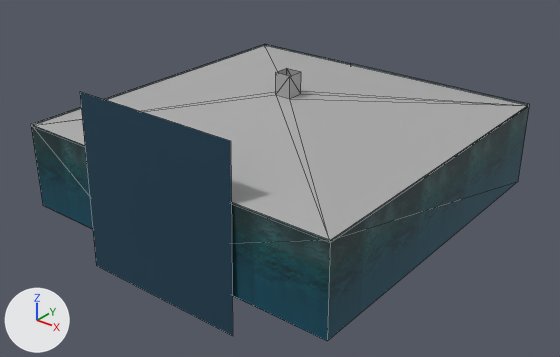
An edit to the OBJ model models/room_walls.obj, drawn before and after from the same camera.
Before and after are seen from a camera (50 mm lens) standing at (5.05, -6.46, 4.16) and looking at (0.04, -0.19, 0.27). The lights are fixed; the arrows at lower left show +X, +Y and +Z. Mesh edges are drawn as thin lines. Where no turn or scale is listed for an object, it has been applied to the vertices.
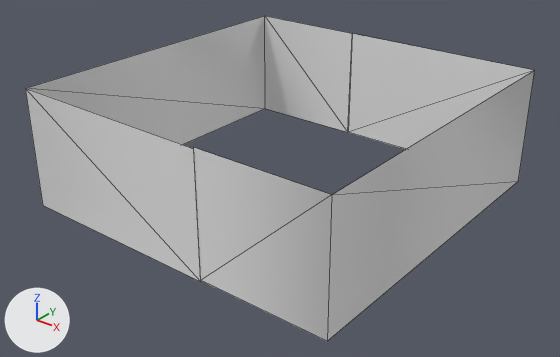
Changed parts and their boxes [x1, y1, x2, y2] in the pictures (560 x 357 px; the box of a moved part takes in the faces that stretch with it):
'default.001', reshaped (9% taller): before [31, 44, 530, 341]; after [25, 16, 535, 341]
'default.002', deleted: before [34, 45, 528, 240]
part 1 of me_default_001, deleted (blue): before [80, 92, 233, 336]
part 2 of me_default_001, moved or reshaped: before [31, 44, 530, 341]; after [25, 16, 535, 341]

Patch to the scene script:
```diff
--- a/models/room_walls.obj.py
+++ b/models/room_walls.obj.py
@@ mat_default @@
+mat_default = principled_material('Default')
+mat_default.base_color = (0.8, 0.8, 0.8)  # white #e7e7e7
+mat_default.roughness = 1.0
@@ me_default_001 @@
 # used by ob_default_001; location = (0.0, 0.0, 0.0)
 # verts and faces of me_default_001; kept vertices keep their numbers, new ones are numbered from 20
 # before: 5 (-2.0, -2.0, 1.0) at pixel (30, 124), 7 (-2.0, 2.0, 1.0) at pixel (264, 43), 8 (2.0, -2.0, 1.0) at pixel (330, 240), 11 (2.0, 2.0, 1.0) at pixel (529, 104), 12 (-0.5, -2.0, 0.0)
 # before: 13 (-0.5, -2.0, 1.0), 14 (-0.5, -2.0, 0.0), 15 (-0.5, -2.0, 1.0), 16 (-0.5, 2.0, 1.0) at pixel (350, 63), 19 (-0.5, 2.0, 1.0) at pixel (350, 63)
-me_default_001.from_pydata(...)  # 20 vertices, 13 faces; spans x -2.0..2.0, y -2.06..2.0, z -0.41..1.59
-me_default_001.materials.append(mat_default_001_stone_wall_png)  # picture img_stone_wall_png
-me_default_001.materials.append(mat_default_001)  # picture img_stone_wall_png
+me_default_001.from_pydata(...)  # 16 vertices, 12 faces; spans x -2.0..2.0, y -2.01..2.0, z -0.01..1.41
+# me_default_001 part 1: the loose piece of 4 vertices spanning x -1.04..0.96, y -2.06..-2.01, z -0.41..1.59 is deleted
+# me_default_001 part 2
+for i in [5, 7, 8, 11, 16, 19]: verts[i] += (0.0, 0.0, 0.41)
+verts[12] = (0.51, -2.01, -0.01)  # moved, pixel (200, 281)
+verts[13] = (0.51, -2.01, 1.39)  # moved, pixel (193, 148)
+verts[14] = (0.5, -2.0, 0.01)  # moved, pixel (200, 280)
+verts[15] = (0.5, -2.0, 1.4)  # moved, pixel (193, 147)
+# me_default_001 part 3: the surface is now shaded smooth
+me_default_001.materials.append(mat_default)  # white #e7e7e7
@@ ob_default_002 @@
-ob_default_002 = bpy.data.objects.new('default.002', me_default_002)
-ob_default_002.location = (0.0, 0.0, 0.0)
@@ ob_default_003 @@
-ob_default_003 = bpy.data.objects.new('default.003', me_default_003)
-ob_default_003.location = (0.0, 0.0, 0.0)
```
